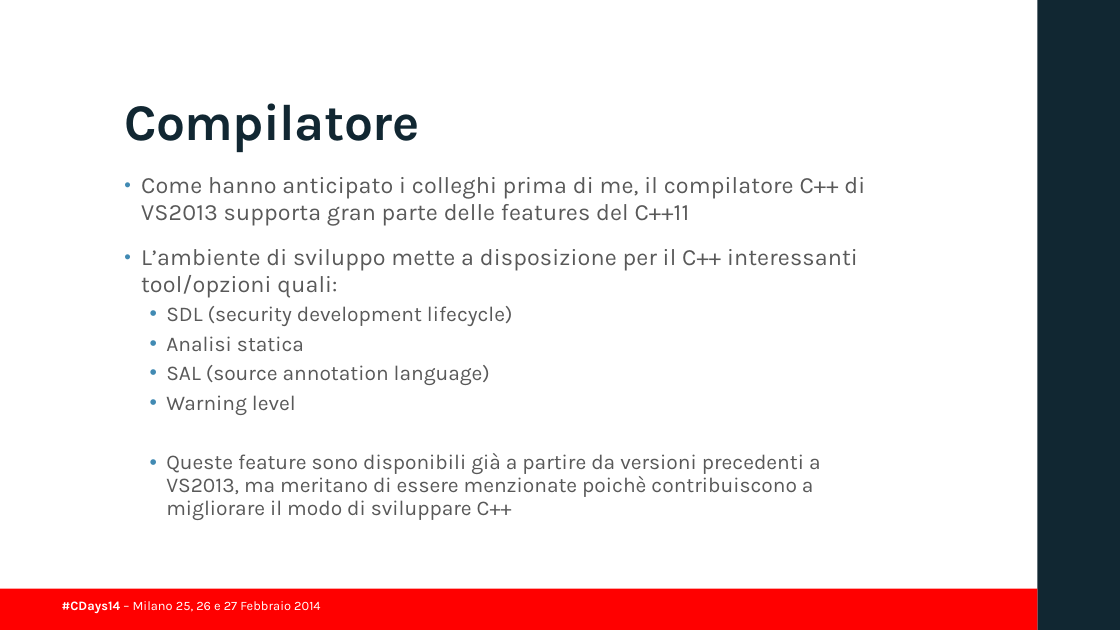
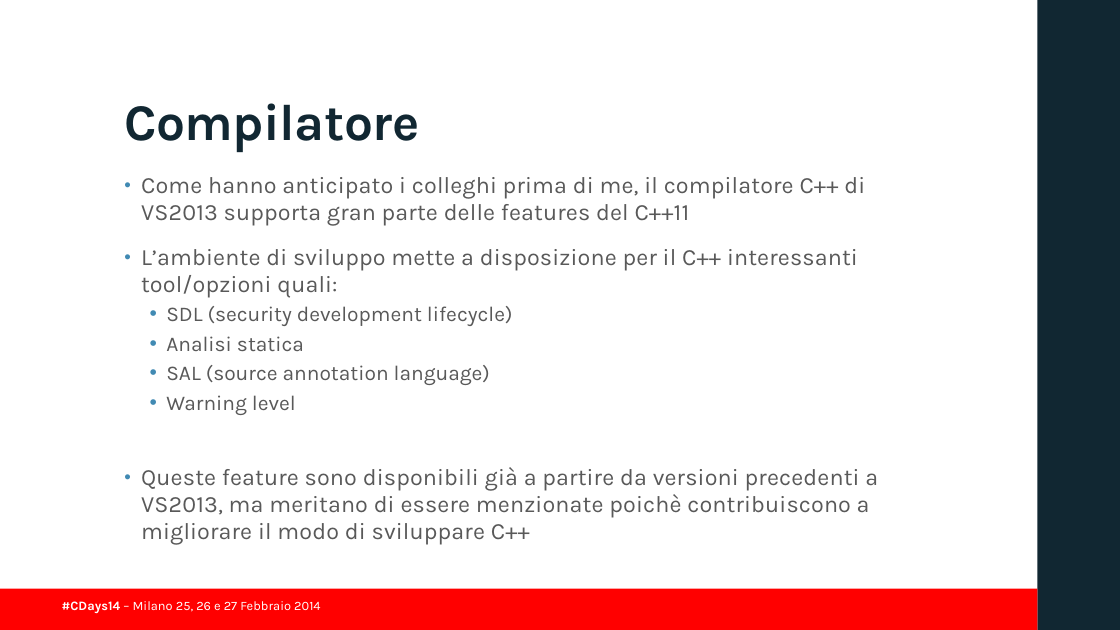
Before and after one commit to guidop/CDays14, a slide deck: slide 10 of presentazioneCDAYS2014.pptx (slide 9 before the commit). Drawn at 1120x630 pixels with LibreOffice and Linux fonts; fonts in the diff are those of the drawing; background and template pictures are left out. Boxes give left, top, right and bottom in pixels: in the first picture for what was removed or moved away, otherwise in the second. Text is boxed around its words. In the diff, an @@ line names an element or a change of style, - is before the commit and + after.

```diff
--- a/presentazioneCDAYS2014.pptx
+++ b/presentazioneCDAYS2014.pptx
@@ text at box(141, 467, 878, 544): size 18 to 20 pt, letter spacing 0 to 0.1 pt in "Queste feature sono disponibili già a partire ..."; list level 2 to 1 in "Queste feature sono disponibili già ..."; line spacing 0.9 to 0.95 @@
```
Also in this commit, not shown: 8 other slides changed, 2 slides added.
